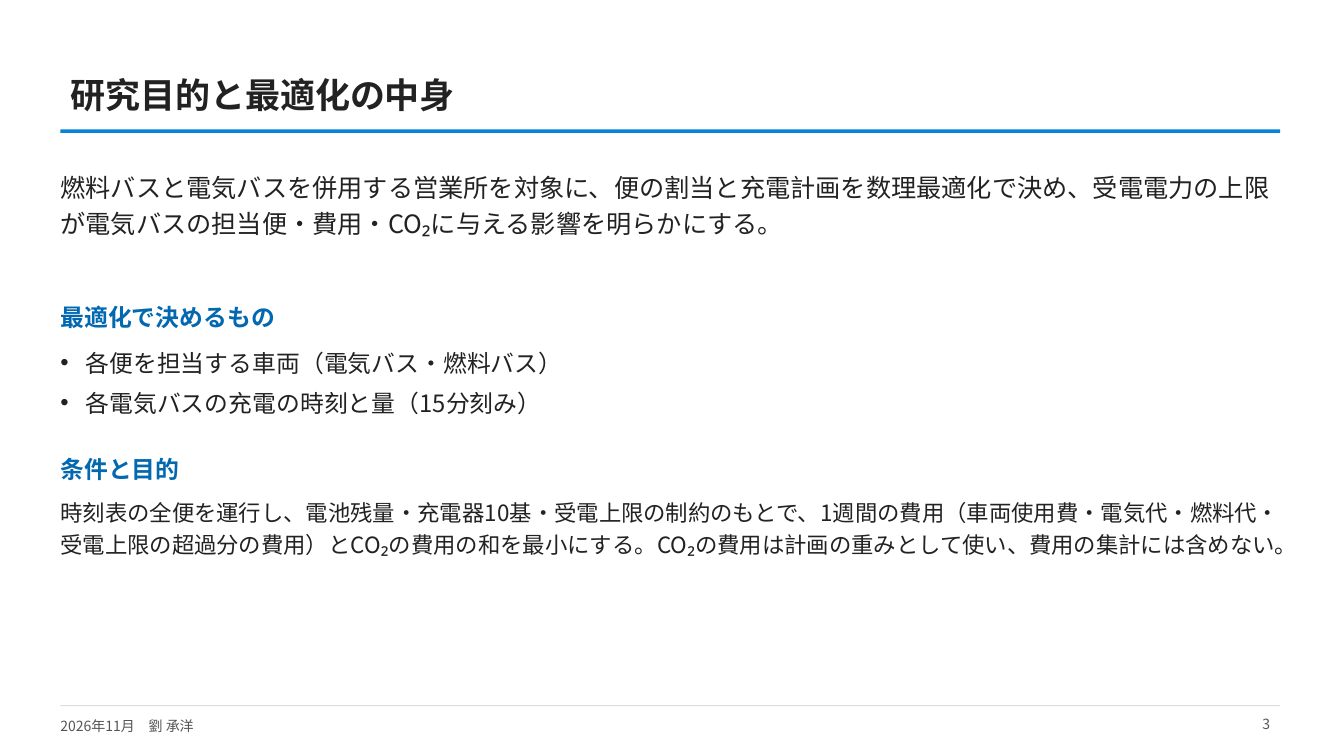
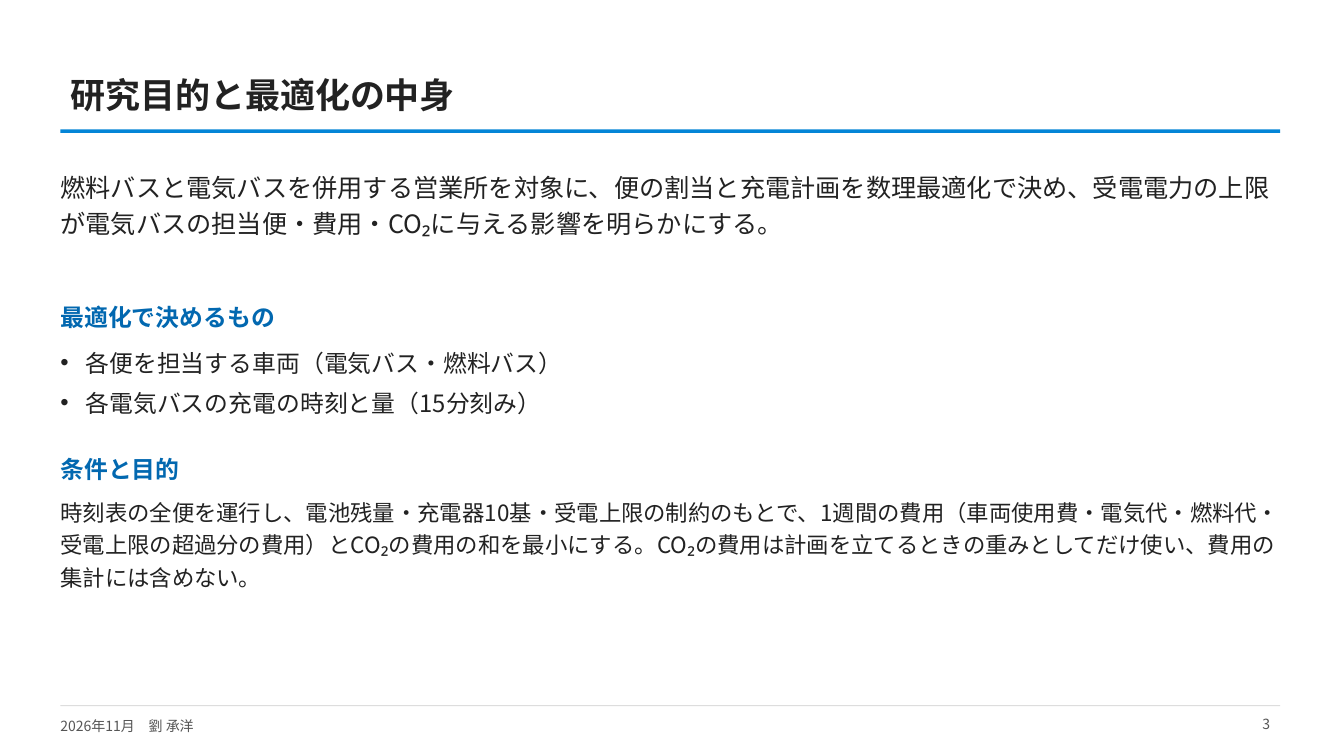
Before and after one commit to CYLIU2003/master-course, a slide deck: slide 3 of outcome/2026-11-16_nishiyama_consult/西山先生へのご相談_最新結果と3本目の柱.pptx. Drawn at 1344x756 pixels with LibreOffice and Linux fonts; fonts in the diff are those of the drawing. Boxes give left, top, right and bottom in pixels: in the first picture for what was removed or moved away, otherwise in the second. Text is boxed around its words. In the diff, an @@ line names an element or a change of style, - is before the commit and + after.

```diff
--- a/outcome/2026-11-16_nishiyama_consult/西山先生へのご相談_最新結果と3本目の柱.pptx
+++ b/outcome/2026-11-16_nishiyama_consult/西山先生へのご相談_最新結果と3本目の柱.pptx
@@ text at (60,502,1279,588): text changed @@
-時刻表の全便を運行し、電池残量・充電器10基・受電上限の制約のもとで、1週間の費用（車両使用費・電気代・燃料代・受電上限の超過分の費用）とCO₂の費用の和を最小にする。CO₂の費用は計画の重みとして使い、費用の集計には含めない。
+時刻表の全便を運行し、電池残量・充電器10基・受電上限の制約のもとで、1週間の費用（車両使用費・電気代・燃料代・受電上限の超過分の費用）とCO₂の費用の和を最小にする。CO₂の費用は計画を立てるときの重みとしてだけ使い、費用の集計には含めない。
```
Also in this commit, not shown: 6 other slides changed, 10 other files.
